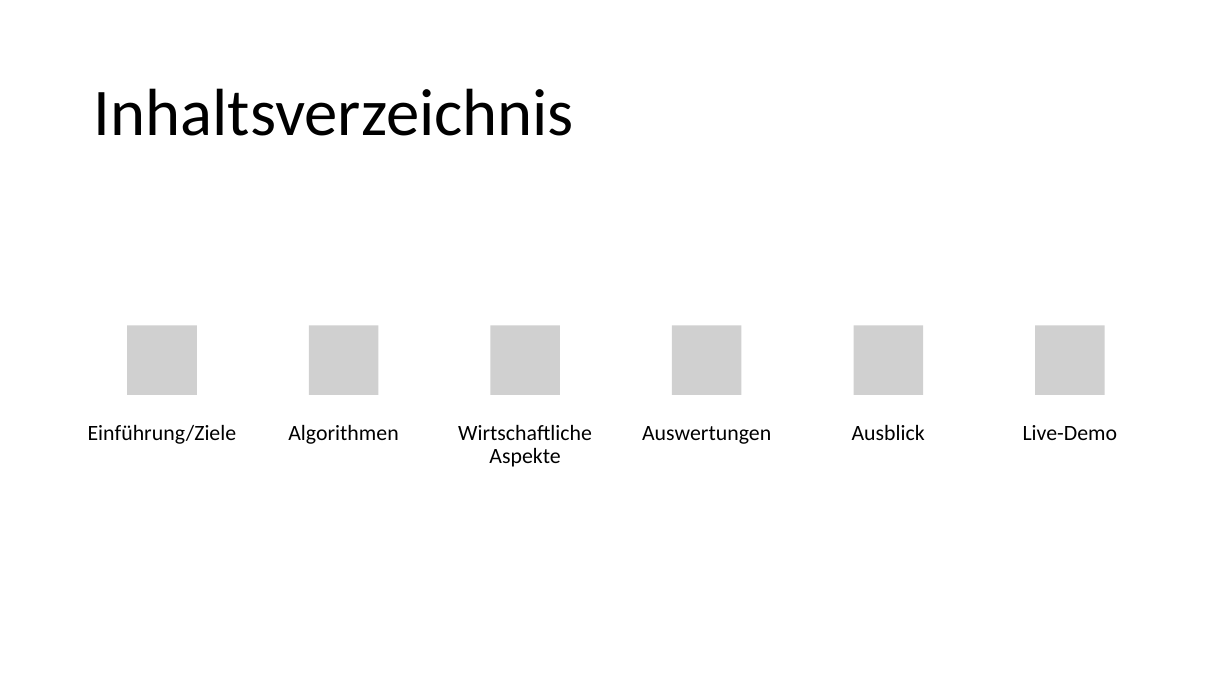
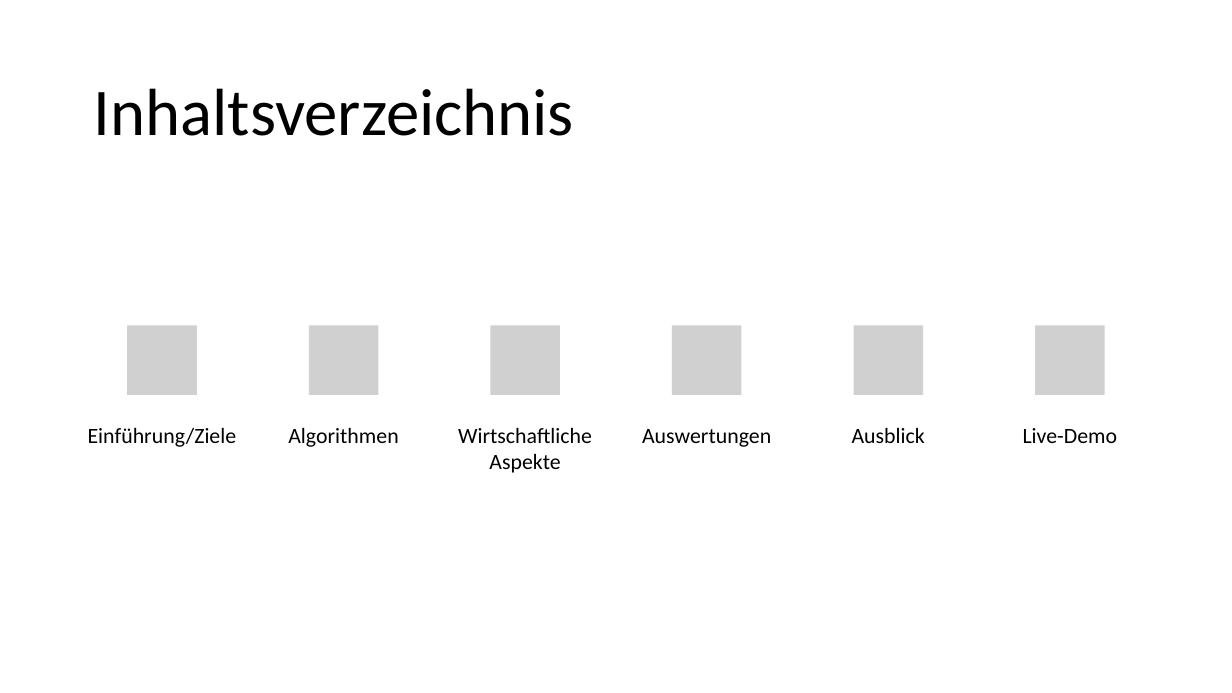
Before and after one commit to Brebeck-Jan/chessmaster, a slide deck: slide 2 of Präsentationen/Abschlusspräsentation/Chessmaster_Abschluss.pptx. Drawn at 1232x693 pixels with LibreOffice and Linux fonts; fonts in the diff are those of the drawing; grey boxes stand for pictures. Boxes give left, top, right and bottom in pixels: in the first picture for what was removed or moved away, otherwise in the second. Text is boxed around its words. In the diff, an @@ line names an element or a change of style, - is before the commit and + after.

```diff
--- a/Präsentationen/Abschlusspräsentation/Chessmaster_Abschluss.pptx
+++ b/Präsentationen/Abschlusspräsentation/Chessmaster_Abschluss.pptx
@@ line spacing 0.9 to 1 in 6 elements at bbox=[88, 428, 237, 447], bbox=[288, 428, 398, 447], bbox=[458, 428, 592, 473], bbox=[642, 429, 771, 447], bbox=[852, 428, 925, 443], bbox=[1023, 428, 1118, 443] @@
```
Also in this commit, not shown: 10 other slides changed, 12 slides added, 5 slides removed.
